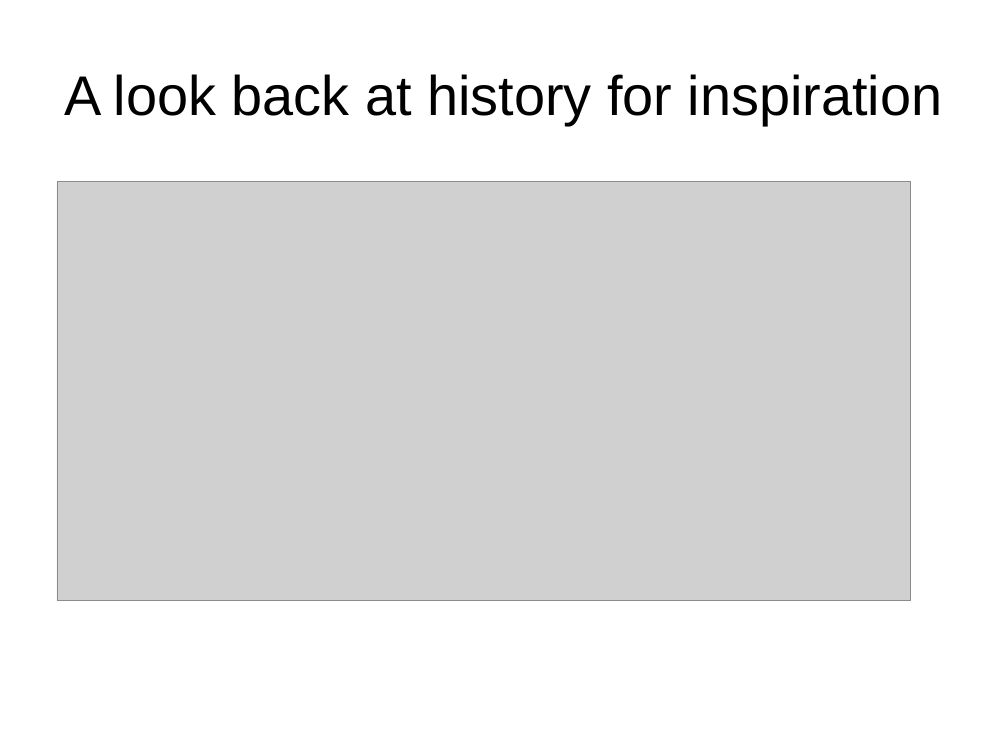
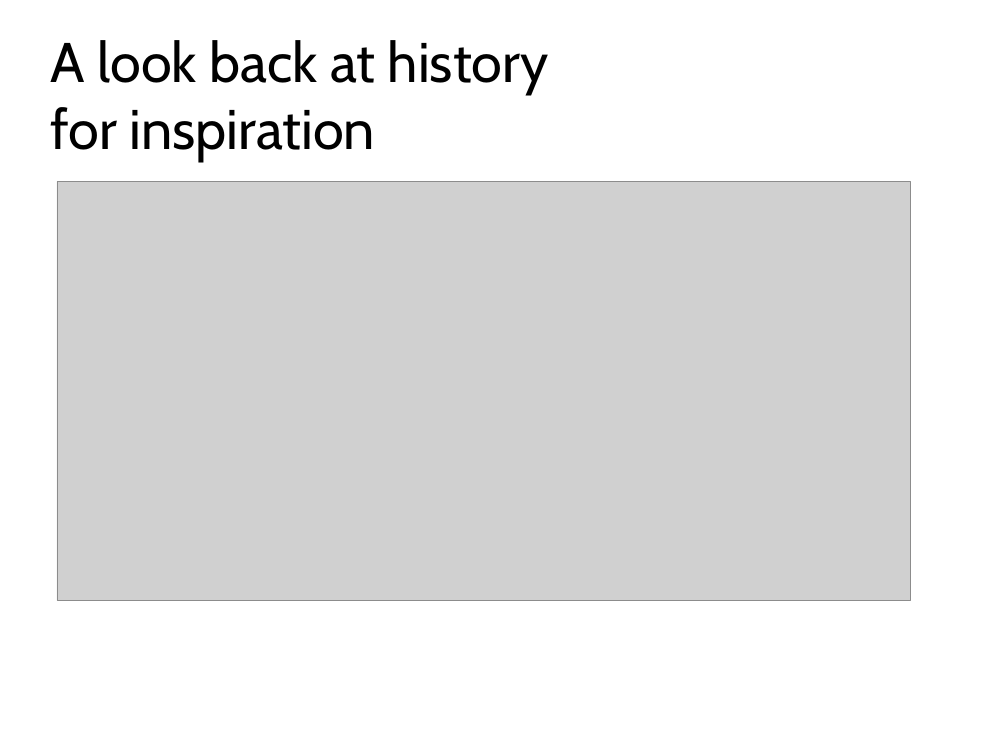
Before and after one commit to CodeChix-OpenSource/DockerIntro, a slide deck: slide 8 of slides/DockerIntro.pptx. Drawn at 1008x756 pixels with LibreOffice and Linux fonts; fonts in the diff are those of the drawing; grey boxes stand for pictures; background and template pictures are left out. Boxes give left, top, right and bottom in pixels: in the first picture for what was removed or moved away, otherwise in the second. Text is boxed around its words. In the diff, an @@ line names an element or a change of style, - is before the commit and + after.

```diff
--- a/slides/DockerIntro.pptx
+++ b/slides/DockerIntro.pptx
@@ text at bbox=[50, 40, 549, 161]: text changed; font Arial to Cabin @@
-A look back at history for inspiration
+A look back at history
+for inspiration
```
Also in this commit, not shown: 25 other slides changed.
